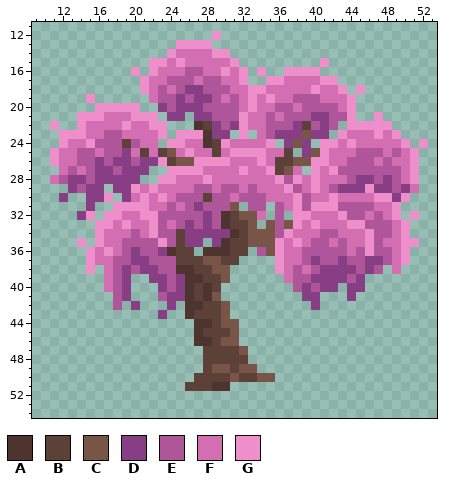
Edited in one commit: pixel-art sprite (sprites/decor/static/sakura_tree.png). Above: the version before the commit.
The file is 64x64 pixels. Shown: x 9..53, y 11..54.
Palette (. is transparent): A #4e342e  B #5d4037  C #795548  D #873e84  E #af569a  F #d46eb3  G #ee8fcb
Pixels before, first column x 11:
12 ..................G.......................
13 ..............GGGG........................
14 .............GFFFFGG......................
15 ...........GGFGFFFFFG.........G...........
16 .........G.GFFFEEFFGFG.G..GGGG............
17 ..........GFFEEEFEEFFG..GGFFFFGG..........
18 ..........GFEFEDDEEEFFGGFFFFFGFFG.G.......
19 ....G......FEEDEDDEFEFGFGFFEEEFFFG........
20 .....GGGGG..DEDDDEEEEFGFFEEFEEEEFG........
21 ...GGGFFFGGG.DD.DDEEEGFFEFEEEDDEEG..G.....
22 G..GFFFFGFFGG...ABDEDGFFEEEDBEDE.GGGGG....
23 .GGGFFEEFFFFG.GGGADD.G.FEDDDCDD.GFFFGFG...
24 .GFFGEEEBEFF.GGFFABGFFFFG.DCD.GGFGFFFFFG.G
25 GFFEEFEEDFBFBCFGFFBFGGGGFFB.DCGFFFEEEFEFG.
26 GFFEEDEDDEDDGBCCGGGGFFFGFBBCCGGFFEEEFEFFG.
27 .FEFEDDEDDD..GGGGFFFFGFFGBCF.GFGEEEEEEEFG.
28 FEDDEDDDDD..GGFFFGFFFFFFFGEGFGFFFEDDEDEFG.
29 ..DEDD.DDGFGFFFFEEFEEFEFFFGEFGFEDDDGDDEDF.
30 .D..DDG.DFGFGFEEEBEEFEEEFFFGEFFGFFFFGGDG..
31 ....D..GGGGFFEFEDEEEC.EE.EFGEGGGEEEEFFG...
32 ...DG.GGFFGGEEEEEDEABCCF.E.GGFFFGEEFEFG.G.
33 .....GGFGFFGEFEDEDEABBC.CECGFGFFFGGEEEFG..
34 .....GFFFEFGEEBDDDDDABCCCEGFFFEEFFFGEEFG..
35 ...G.GFFEEEEGEBDD.DABBCCCGFGFEEFEFFGEFFGG.
36 ....GFGFEDEEDABB.AAABB.ECGFFEEEEEFEGEEFG..
37 ....GFFEEDDEEEBBBCCBB....GFFEDEEDEEDDEFG..
38 ....G.FEDEDDEEAABBCC.....GFEFEDDDDEDE.F...
39 ......FED..DDEDAABBC......FEEDDDDED.......
40 ......FED...DEDABAB........EDEDD.DD.......
41 .......ED...EDDABAC.........DD...D........
42 .......E.D...D.AABBC.........D............
43 ............D..ABBBC......................
44 ................AABCC.....................
45 ................ABBBC.....................
46 ................AABCC.....................
47 .................BBBBC....................
48 .................BBBBB....................
49 .................BCCBCC...................
50 ................BBBBCBBCC.................
51 ...............BBBAA......................
After the commit:
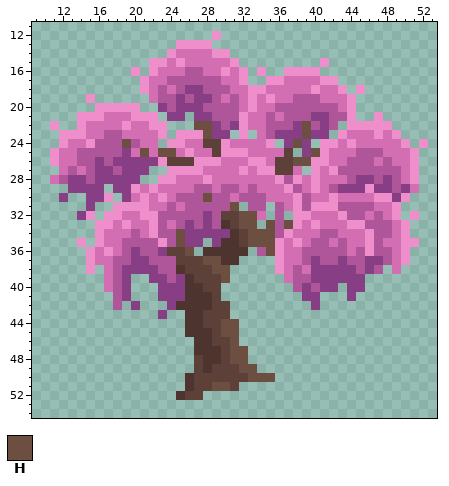
Colours new in this view: H #6c4f41
From old to new:
Colour A is added in row 42 at x 25; in rows 44 to 45 at x 26; in row 47 at x 27; in row 50 at x 26; in row 52 at x 25.
Colour A replaces colour B in row 35 at x 31; in row 36 at x 31 to 32; in row 37 at x 30 to 31; in rows 40 to 41 at x 27; in row 42 at x 28; in row 43 at x 27.
Colour A replaces colour B in row 45 at x 28; in rows 47 to 48 at x 28 to 29; in row 49 at x 28; in row 51 at x 26.
Colour B is added in rows 48 to 49 at x 27; in row 51 at x 31; in row 52 at x 26 to 27.
Colour B replaces colour A in row 24 at x 28; in row 32 at x 30; in row 36 at x 24; in row 38 at x 26; in row 39 at x 27; in row 40 at x 28.
Colour B replaces colour A in row 44 at x 28.
Colour B replaces colour C in row 26 at x 25 to 26; in row 27 at x 37; in row 41 at x 29; in rows 42 to 43 at x 30; in row 46 at x 30; in row 49 at x 29 to 30.
Colour B replaces colour C in row 50 at x 31.
Colour D replaces colour E in row 26 at x 20; in row 29 at x 14; in row 38 at x 20 and 40; in row 39 at x 44; in row 40 at x 24; in row 41 at x 23.
Colour E replaces colour D in row 31 at x 27.
Colour E replaces colour F in row 17 at x 27; in row 20 at x 38; in row 25 at x 16.
Colour F replaces colour E in row 25 at x 49.
Colour F replaces colour G in row 25 at x 33 to 34; in row 26 at x 30.
Colour G replaces colour F in row 25 at x 30; in row 26 at x 33; in row 27 at x 34.
Colour H replaces colour A in row 22 at x 27; in row 23 at x 28; in row 51 at x 29 to 30.
Colour H replaces colour B in row 22 at x 28 and 39; in row 24 at x 19; in row 25 at x 21 and 23; in row 30 at x 28; in row 33 at x 32; in rows 34 to 35 at x 25.
Colour H replaces colour B in row 36 at x 26; in row 45 at x 30; in row 47 at x 31; in row 48 at x 31 to 32; in row 50 at x 33.
Colour H replaces colour C in row 23 at x 39; in row 24 at x 38; in row 25 at x 24 and 40; in row 26 at x 38 to 39; in row 31 at x 31; in row 32 at x 32 to 33.
Colour H replaces colour C in row 33 at x 33, 35 and 37; in rows 34 to 35 at x 33 to 35; in row 36 at x 35; in row 37 at x 28 to 29; in row 38 at x 29 to 30; in row 39 at x 30.
Colour H replaces colour C in row 44 at x 30 to 31; in rows 45 to 46 at x 31; in row 47 at x 32; in row 49 at x 32 to 33; in row 50 at x 34 to 35.
